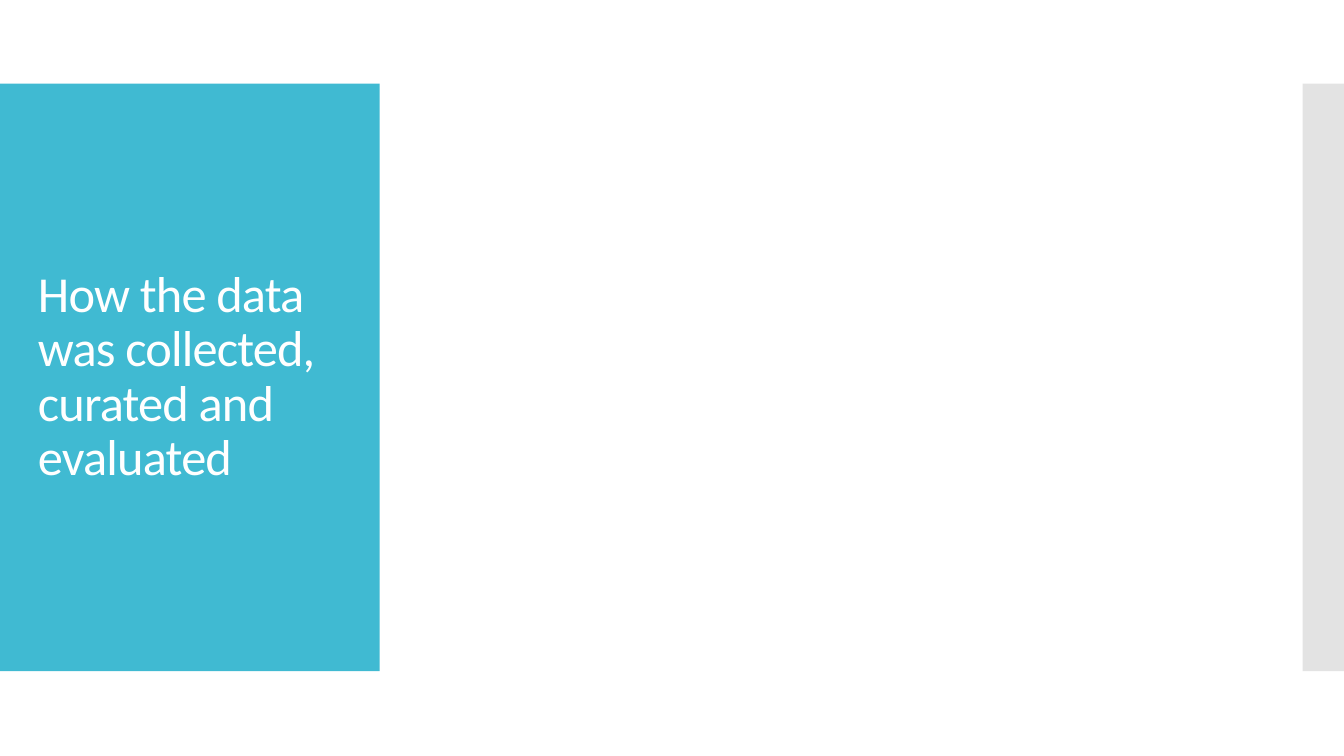
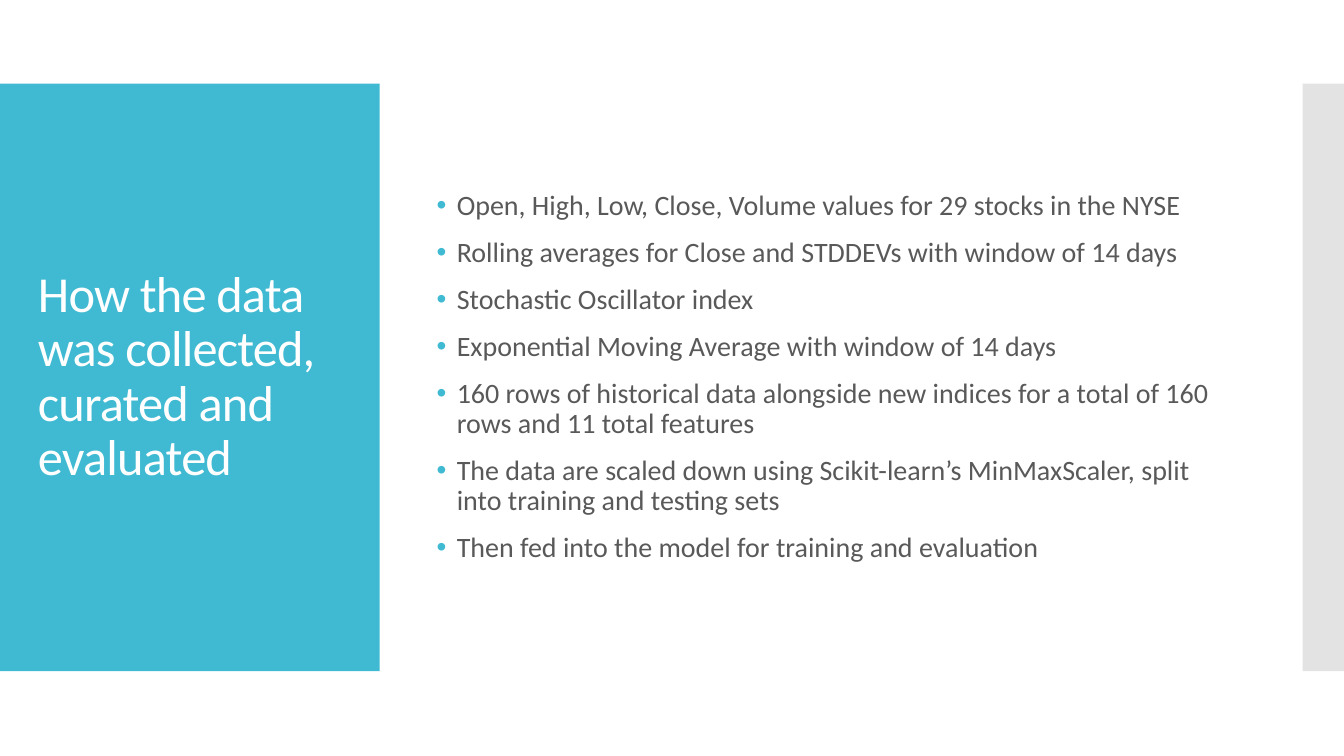
Before and after one commit to antoniouaa/msc_thesis, a slide deck: slide 7 of presentation.pptx. Drawn at 1344x756 pixels with LibreOffice and Linux fonts; fonts in the diff are those of the drawing. Boxes give left, top, right and bottom in pixels: in the first picture for what was removed or moved away, otherwise in the second. Text is boxed around its words. In the diff, an @@ line names an element or a change of style, - is before the commit and + after.

```diff
--- a/presentation.pptx
+++ b/presentation.pptx
@@ text added at (457, 195, 1208, 562), 20 pt, text #595959 @@
+• Open, High, Low, Close, Volume values for 29 stocks in the NYSE
+• Rolling averages for Close and STDDEVs with window of 14 days
+• Stochastic Oscillator index
+• Exponential Moving Average with window of 14 days
+• 160 rows of historical data alongside new indices for a total of 160 rows and 11 total features
+• The data are scaled down using Scikit-learn’s MinMaxScaler, split into training and testing sets
+• Then fed into the model for training and evaluation
```
Also in this commit, not shown: 2 other slides changed, 1 other file.
